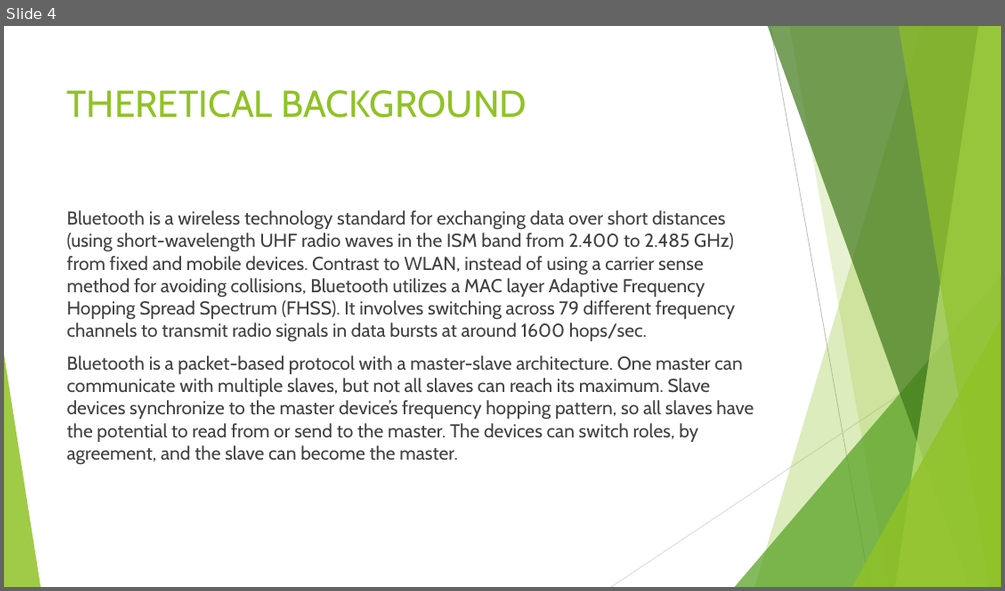
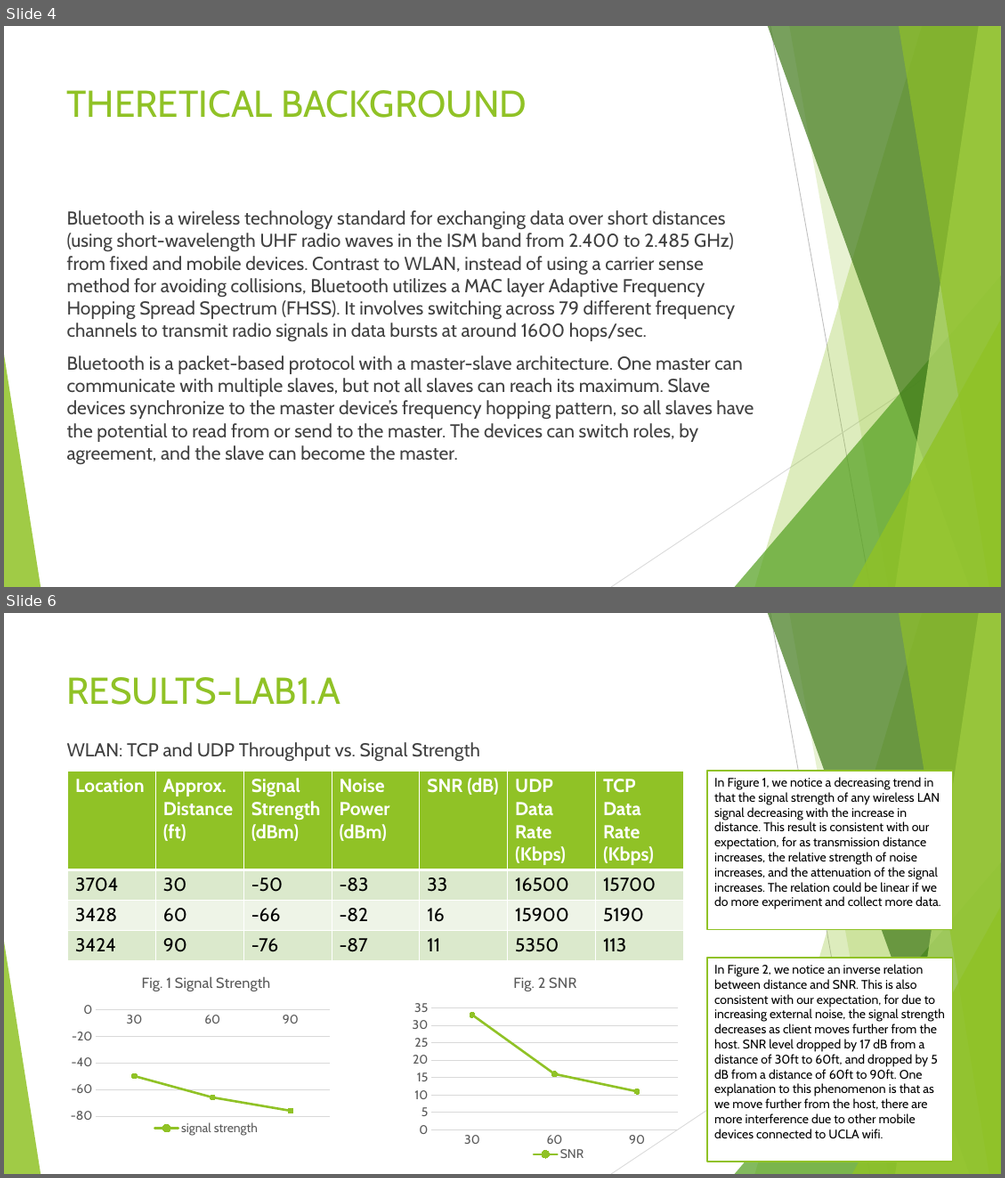
Before and after one commit to JenniferXYZ/cs-117, a slide deck: LAB REPORT.pptx. Shown one above the other, each under a label of ours: slide 4 before the commit, slides 4 and 6 after it; the slides between them are not shown. The pictures are 1005x591 and 1005x1178 pixels, drawn with LibreOffice and Linux fonts; fonts in the diff are those of the drawing. Boxes give left, top, right and bottom in pixels: in the first picture for what was removed or moved away, otherwise in the second. Text is boxed around its words. In the diff, an @@ line names an element or a change of style, - is before the commit and + after.

```diff
--- a/LAB REPORT.pptx
+++ b/LAB REPORT.pptx
@@ slide 6 added at <box>4,613,1001,1174</box>, background #FFFFFF; not listed: 10 template elements that a slide beside it also shows @@
@@ title added at <box>67,677,341,705</box>, 36 pt, text #90C226 @@
+RESULTS-LAB1.A
@@ text added at <box>67,742,480,762</box>, 18 pt, text #404040 @@
+WLAN: TCP and UDP Throughput vs. Signal Strength
@@ table added at <box>67,771,685,957</box>, 4 rows, 7 columns @@
+Location | Approx. Distance (ft) | Signal Strength (dBm) | Noise Power (dBm) | SNR (dB) | UDP Data Rate (Kbps) | TCP Data Rate (Kbps)
+3704 | 30 | -50 | -83 | 33 | 16500 | 15700
+3428 | 60 | -66 | -82 | 16 | 15900 | 5190
+3424 | 90 | -76 | -87 | 11 | 5350 | 113
@@ rectangle added at <box>707,771,952,929</box>, fill #FFFFFF, outline #90C226 1.5 pt, 12 pt, text #000000 @@
+In Figure 1, we notice a decreasing trend in that the signal strength of any wireless LAN signal decreasing with the increase in distance. This result is consistent with our expectation, for as transmission distance increases, the relative strength of noise increases, and the attenuation of the signal increases. The relation could be linear if we do more experiment and collect more data.
@@ rectangle added at <box>707,957,952,1162</box>, fill #FFFFFF, outline #90C226 1.5 pt, 12 pt, text #000000 @@
+In Figure 2, we notice an inverse relation between distance and SNR. This is also consistent with our expectation, for due to increasing external noise, the signal strength decreases as client moves further from the host. SNR level dropped by 17 dB from a distance of 30ft to 60ft, and dropped by 5 dB from a distance of 60ft to 90ft. One explanation to this phenomenon is that as we move further from the host, there are more interference due to other mobile devices connected to UCLA wifi.
@@ line stacked chart added at <box>67,962,344,1140</box> @@
+title "Fig. 1 Signal Strength "
+categories: 30, 60, 90
+signal strength: -50, -66, -76
@@ line chart added at <box>407,962,684,1174</box> @@
+title "Fig. 2 SNR "
+categories: 30, 60, 90
+SNR: 33, 16, 11
```
Also in this commit, not shown: 1 slide changed, 6 other slides added, 1 slide removed.
